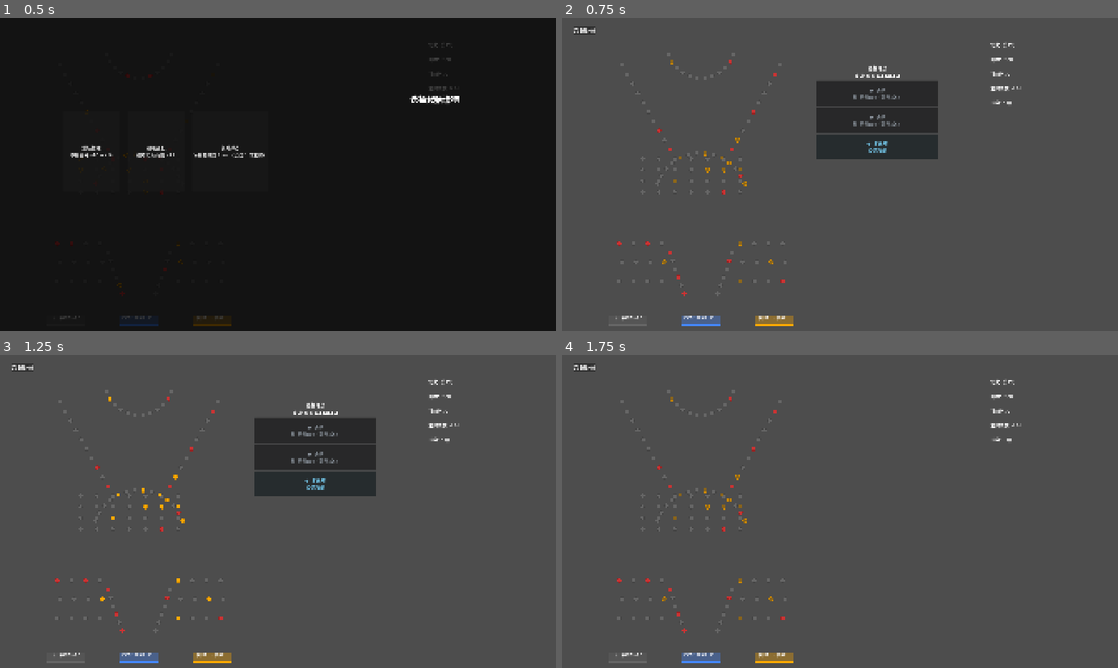
Above: before the commit, frames 1-4 (two rows, left to right).
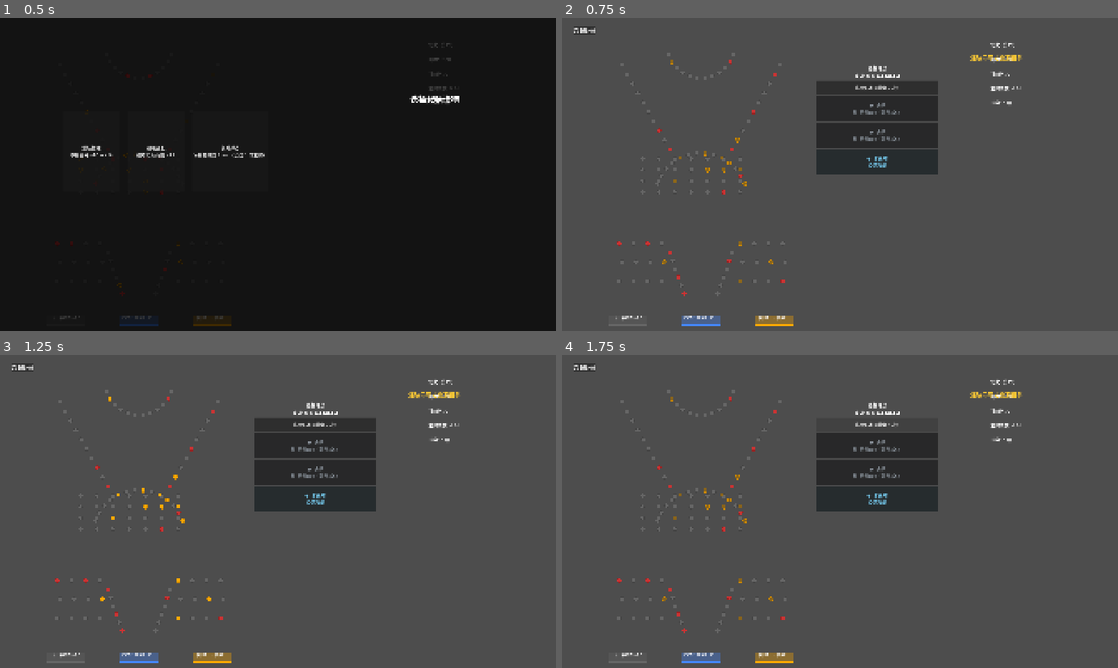
Above: after the commit, the same moments.

Repository: ever4Kenny/orb-foundry
Game: Godot game, scene res://scenes/main.tscn
Same seed, same stepped clock (60 frames per second), same inputs: the game is played once before the commit and once after it.
Inputs (mouse positions are in pixels of both pictures, inside the frame that each line leads up to):
- Up to frame 1 (0.5 s): no input
- Up to frame 2 (0.75 s): click "重锤校准 中槽得分 +50 → +80" at 0.5 s
- Up to frame 3 (1.25 s): no input
- Up to frame 4 (1.75 s): click (878, 423) at 1.25 s, where only the run after the commit has a clickable "重投候选（剩余 2 次）"

Frame 1 is identical in both runs. In frame 2, 2.2% of the frame differs, in the area x 45-83%, y 11-50%; in frame 3, 2.2%; in frame 4, 5.5%.

Commit message:
feat: T6/T7/T8 reroll button, combo always-on, combo HUD display, first-round toast
- T6: ball_select reroll button (2 charges/run, BallBag.reroll())
- T7: skip round_entry, first-round combo toast (1.5s fade)
- T8: combo always enabled (not mechanic-gated), HUD realtime ×N.N display

Diff:
--- a/scripts/main.gd
+++ b/scripts/main.gd
@@ -144,7 +144,7 @@
 func _reset_round_tracking() -> void:
 	_round_score_start = ScoreManager.get_score()
 	_round_peg_hits = 0
-	_round_combo_enabled = str(RoundManager.get_round_data().get("mechanic", "")) == "combo"
+	_round_combo_enabled = true  # v2.1: combo is always active
 	_round_combo_max = 0
 	_round_combo_bonus_total = 0
 
@@ -158,7 +158,7 @@
 	# Reset per-shot tracking
 	_shot_score_start = ScoreManager.get_score()
 	_shot_peg_hits = 0
-	_shot_combo_enabled = str(RoundManager.get_round_data().get("mechanic", "")) == "combo"
+	_shot_combo_enabled = true  # v2.1: combo is always active
 	_shot_combo_max = 0
 	_shot_combo_bonus_total = 0
 	_shot_balls.clear()
@@ -205,6 +205,14 @@
 	if not is_instance_valid(ball):
 		return
 	_spawn_combo_text(ball.global_position, combo_count)
+	var hud = get_node_or_null("CanvasLayer")  # HUD is first CanvasLayer child
+	if hud == null:
+		for child in get_children():
+			if child.has_method("show_combo"):
+				hud = child
+				break
+	if hud != null and hud.has_method("show_combo"):
+		hud.show_combo(combo_count)
 
 func _spawn_combo_text(world_position: Vector2, combo_count: int) -> void:
 	if _combo_layer == null:
@@ -245,6 +253,10 @@
 
 func _show_shot_feedback() -> void:
 	_shot_feedback_showing = true
+	for child in get_children():
+		if child.has_method("hide_combo"):
+			child.hide_combo()
+			break
 	var score_gained := ScoreManager.get_score() - _shot_score_start
 	var combo_max := _shot_combo_max if _shot_combo_enabled else 0
 	var combo_bonus := _shot_combo_bonus_total if _shot_combo_enabled else 0
--- a/scripts/ui/ball_select.gd
+++ b/scripts/ui/ball_select.gd
@@ -9,6 +9,7 @@
 var drawn_entries: Array = []
 var bag_label: Label
 var _option_panel: Node
+var _reroll_button: Button
 
 func _ready() -> void:
 	ball_lookup = _load_ball_lookup()
@@ -53,6 +54,15 @@
 
 	# Stage 2: button count is dynamic; managed by _ensure_buttons() inside _draw_options
 	_option_panel = panel
+
+	# T6: reroll button
+	var reroll_btn := Button.new()
+	reroll_btn.name = "RerollBtn"
+	reroll_btn.custom_minimum_size = Vector2(420, 48)
+	reroll_btn.pressed.connect(_on_reroll_pressed)
+	panel.add_child(reroll_btn)
+	_reroll_button = reroll_btn
+	_refresh_reroll_button()
 
 func _ensure_buttons(n: int) -> void:
 	# Grow
@@ -124,3 +134,15 @@
 	else:
 		push_error("Failed to use ball: " + ball_id)
 		_draw_options()
+
+func _on_reroll_pressed() -> void:
+	if BallBag.reroll():
+		_draw_options()
+		_refresh_reroll_button()
+
+func _refresh_reroll_button() -> void:
+	if _reroll_button == null:
+		return
+	var n := BallBag.reroll_remaining
+	_reroll_button.text = "重投候选（剩余 %d 次）" % n
+	_reroll_button.disabled = n <= 0
--- a/scripts/ui/hud.gd
+++ b/scripts/ui/hud.gd
@@ -9,6 +9,8 @@
 
 # Stage 2: active relic bar (top-left)
 var _relic_bar: HBoxContainer
+# T8: combo multiplier display
+var _combo_label: Label
 const RELIC_EMOJI := {
 	"R1": "🔥", "R2": "💎", "R3": "🎒", "R4": "🧊", "R5": "⚖️", "R6": "🧲"
 }
@@ -17,10 +19,34 @@
 	ScoreManager.score_changed.connect(_on_score_changed)
 	RoundManager.round_started.connect(_on_round_started)
 	BallBag.bag_changed.connect(_on_bag_changed)
+	_build_combo_label()
 	_build_relic_bar()
 	RelicManager.relic_activated.connect(_on_relic_activated)
 	_rebuild_relic_bar_from_active()
 	_refresh()
+
+func _build_combo_label() -> void:
+	_combo_label = Label.new()
+	_combo_label.name = "ComboLabel"
+	_combo_label.horizontal_alignment = HORIZONTAL_ALIGNMENT_RIGHT
+	_combo_label.add_theme_font_size_override("font_size", 36)
+	_combo_label.add_theme_color_override("font_color", Color("#ffcc33"))
+	_combo_label.set_anchors_and_offsets_preset(Control.PRESET_TOP_RIGHT)
+	_combo_label.position = Vector2(1080 - 180, 60)
+	_combo_label.custom_minimum_size = Vector2(160, 48)
+	_combo_label.visible = false
+	add_child(_combo_label)
+
+func show_combo(count: int) -> void:
+	if _combo_label == null:
+		return
+	var mul := 1.0 + 0.1 * (count - 1)
+	_combo_label.text = "×%.1f" % mul
+	_combo_label.visible = true
+
+func hide_combo() -> void:
+	if _combo_label != null:
+		_combo_label.visible = false
 
 func _build_relic_bar() -> void:
 	_relic_bar = HBoxContainer.new()
@@ -61,8 +87,10 @@
 func _on_score_changed(_new_score: int, _delta: int) -> void:
 	_refresh()
 
-func _on_round_started(_round_index: int, _round_data: Dictionary) -> void:
+func _on_round_started(round_index: int, _round_data: Dictionary) -> void:
 	_refresh()
+	if round_index == 0:
+		_show_combo_toast()
 
 func _on_bag_changed(_available_balls: Array) -> void:
 	_refresh()
@@ -85,3 +113,19 @@
 		multiplier_label.text = "×%.1f 就绪" % ScoreManager.next_score_multiplier
 	else:
 		multiplier_label.text = ""
+
+# T7: 首关 combo toast（2 秒后自动消失）
+func _show_combo_toast() -> void:
+	var toast := Label.new()
+	toast.text = "连续命中可叠加倍率"
+	toast.horizontal_alignment = HORIZONTAL_ALIGNMENT_CENTER
+	toast.add_theme_font_size_override("font_size", 20)
+	toast.add_theme_color_override("font_color", Color("#ffcc33"))
+	toast.set_anchors_and_offsets_preset(Control.PRESET_CENTER_TOP)
+	toast.position = Vector2(540 - 160, 120)
+	toast.custom_minimum_size = Vector2(320, 36)
+	add_child(toast)
+	var tw := toast.create_tween()
+	tw.tween_interval(1.5)
+	tw.tween_property(toast, "modulate:a", 0.0, 0.5)
+	tw.finished.connect(toast.queue_free)
